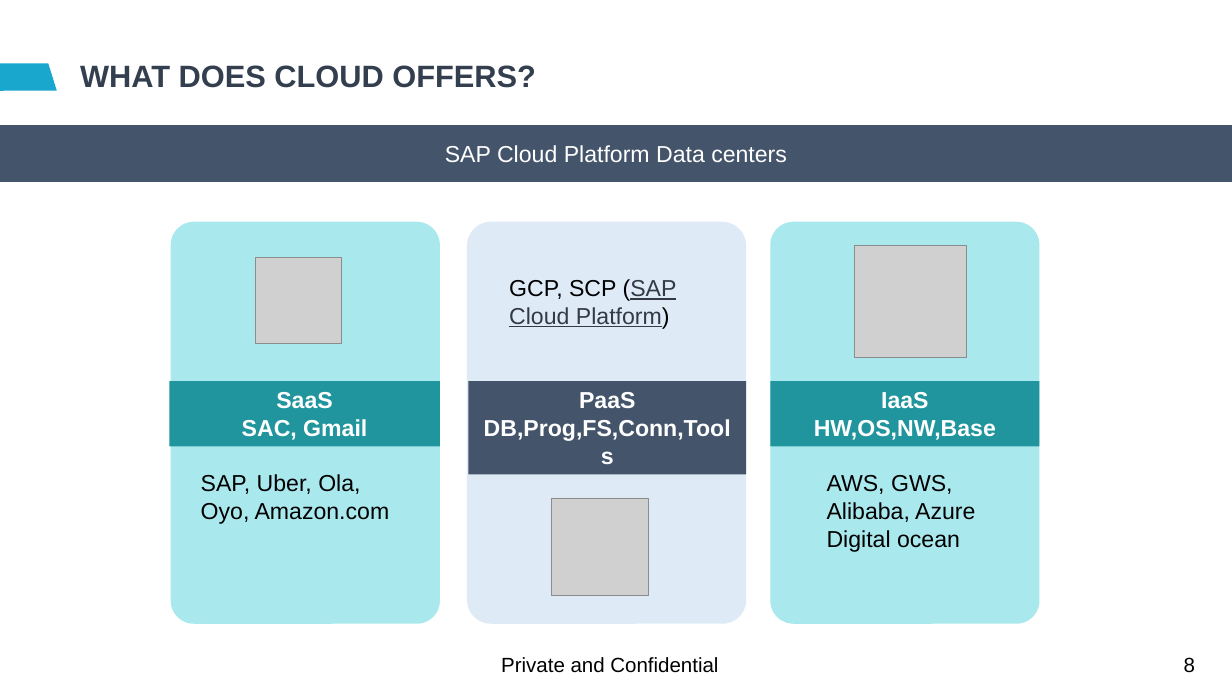
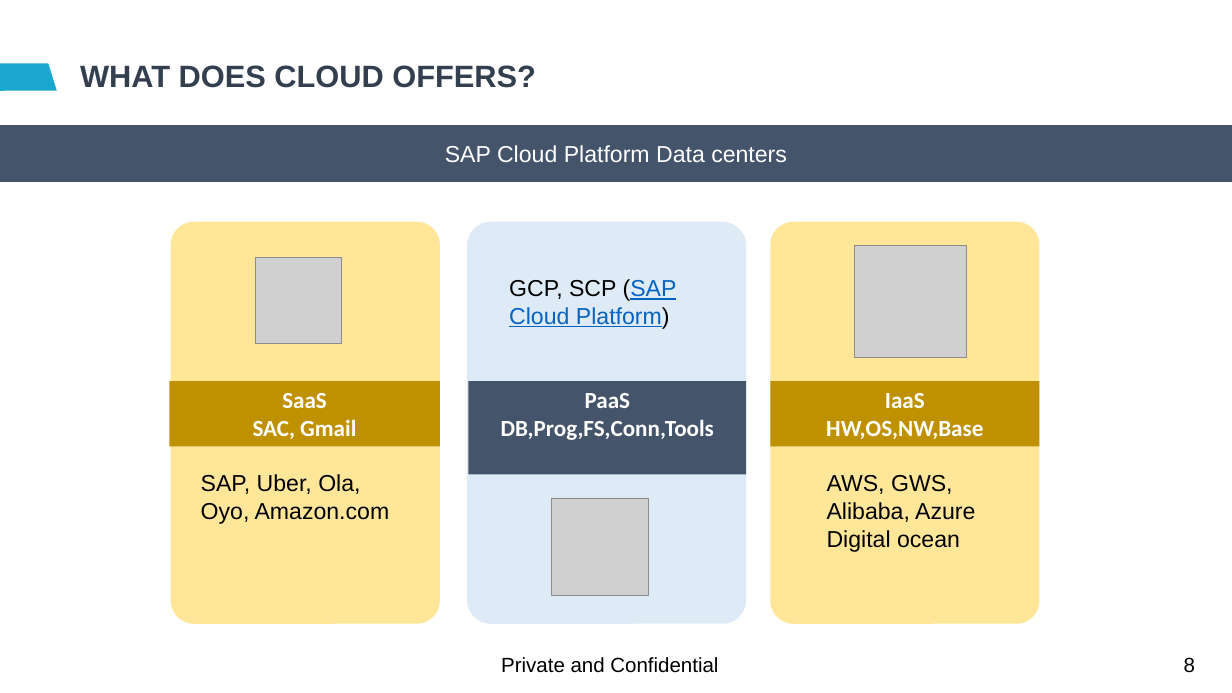
Before and after one commit to soyuztechnologies/EY_SAC_Feb2022, a slide deck: slide 8 of day 1/SAC_Training Day 1.pptx. Drawn at 1232x693 pixels with LibreOffice and Linux fonts; fonts in the diff are those of the drawing; grey boxes stand for pictures; background and template pictures are left out. Boxes give left, top, right and bottom in pixels: in the first picture for what was removed or moved away, otherwise in the second. Text is boxed around its words. In the diff, an @@ line names an element or a change of style, - is before the commit and + after.

```diff
--- a/day 1/SAC_Training Day 1.pptx
+++ b/day 1/SAC_Training Day 1.pptx
@@ rounded rectangle at <box>171,222,440,624</box>: fill #A9E9EE to #FFE699 @@
@@ rounded rectangle at <box>771,222,1040,624</box>: fill #A9E9EE to #FFE699 @@
@@ text "GCP, SCP (SAP Cloud Platform)" at <box>509,279,677,329</box>: text colour #333A45 to #0563C1 in "(SAP Cloud Platform)" @@
@@ rectangle "SaaS" at <box>169,381,440,446</box>: font Arial to Calibri; fill #20949D to #BF9000 @@
@@ rectangle "PaaS" at <box>469,381,747,474</box>: font Arial to Calibri @@
@@ rectangle "IaaS" at <box>771,381,1040,446</box>: font Arial to Calibri; fill #20949D to #BF9000 @@
```
Also in this commit, not shown: 20 other slides changed, 1 slide added, 2 other files.
